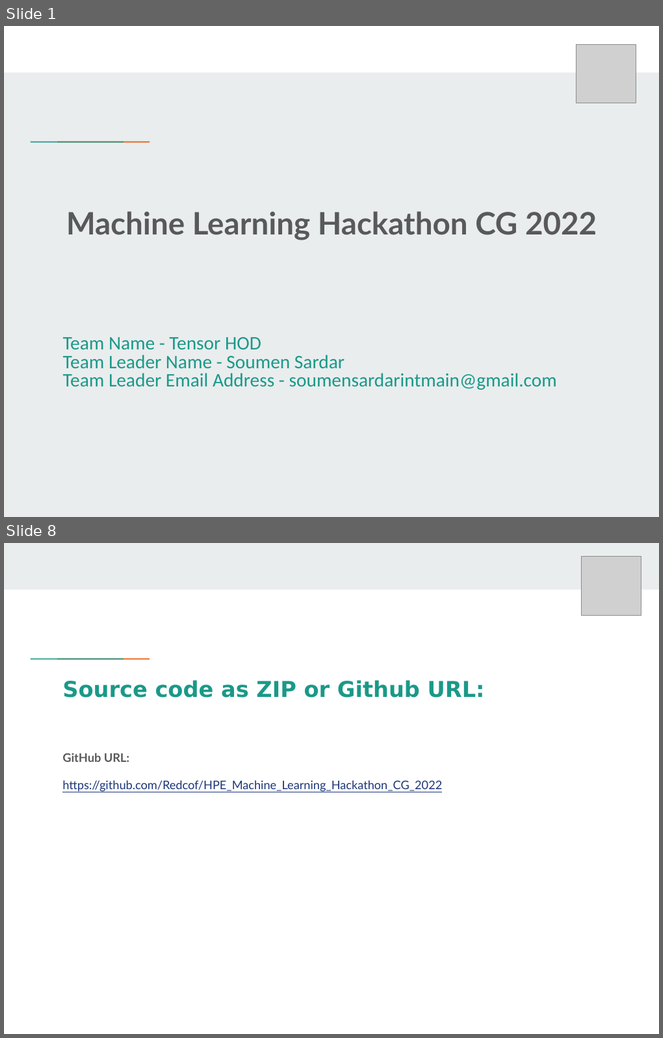
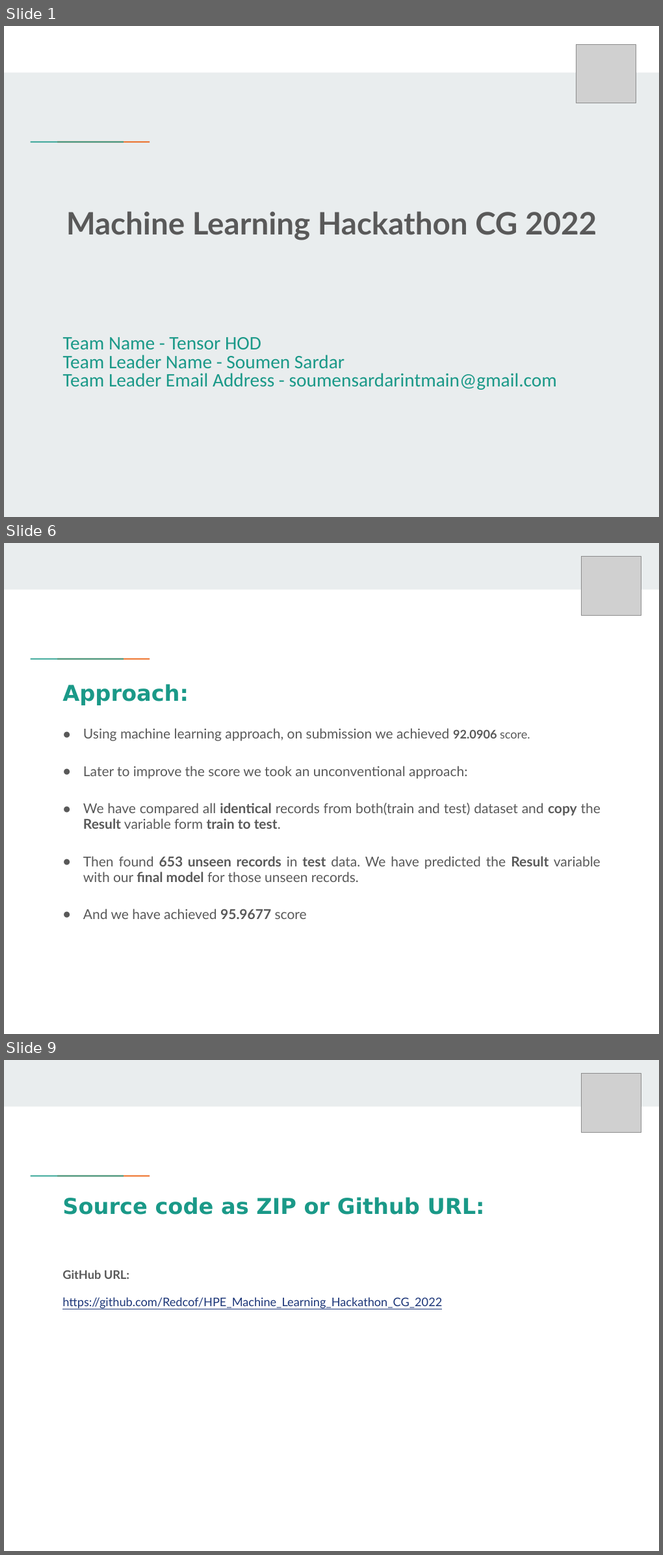
Before and after one commit to Redcof/HPE_Machine_Learning_Hackathon_CG_2022, a slide deck: HPE_Machine_Learning_Hackathon_CG_2022.pptx. Shown one above the other, each under a label of ours: slides 1 and 8 before the commit, slides 1, 6 and 9 after it; the slides between them are not shown. The pictures are 663x1038 and 663x1555 pixels, drawn with LibreOffice and Linux fonts; fonts in the diff are those of the drawing; grey boxes stand for pictures. Boxes give left, top, right and bottom in pixels: in the first picture for what was removed or moved away, otherwise in the second. Text is boxed around its words. In the diff, an @@ line names an element or a change of style, - is before the commit and + after.

Commit message:
commit score 95.9677

```diff
--- a/HPE_Machine_Learning_Hackathon_CG_2022.pptx
+++ b/HPE_Machine_Learning_Hackathon_CG_2022.pptx
@@ slide 6 added at (4,543,659,1034), background #FFFFFF; not listed: 3 template elements that a slide beside it also shows @@
@@ picture added at (582,557,642,616) @@
@@ title added at (62,684,189,705), 24 pt, text #1A9988, bold @@
+Approach:
@@ text added at (83,728,601,919), 15 pt, text #595959 @@
+● Using machine learning approach, on submission we achieved 92.0906 score.
+● Later to improve the score we took an unconventional approach:
+● We have compared all identical records from both(train and test) dataset and copy the Result variable form train to test.
+● Then found 653 unseen records in test data. We have predicted the Result variable with our final model for those unseen records.
+● And we have achieved 95.9677 score
@@ what was slide 8 is now slide 9 @@
```
Also in this commit, not shown: 6 slides changed, 36 other files.
